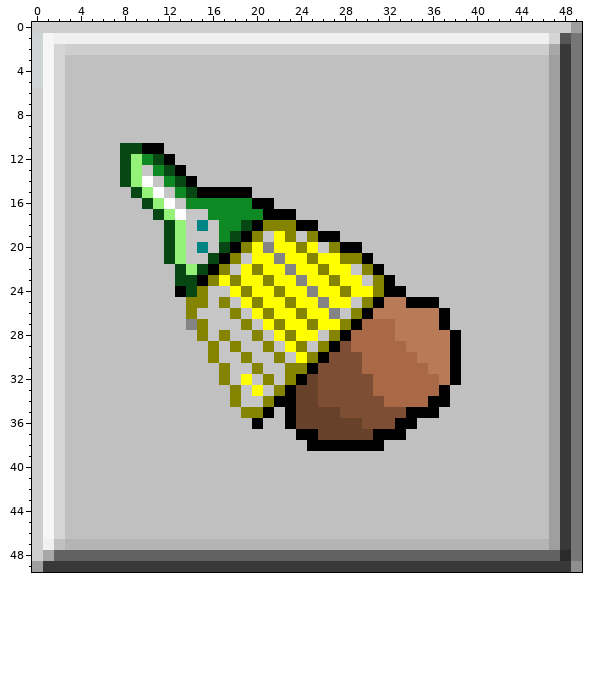
File history of a pixel-art sprite, bin/res/spaceUI/harvestDebrisEnable.png. That is the earlier state.
The file is 50x50 pixels. Colours within 5 levels of each other are drawn and written as one.
Once edited:
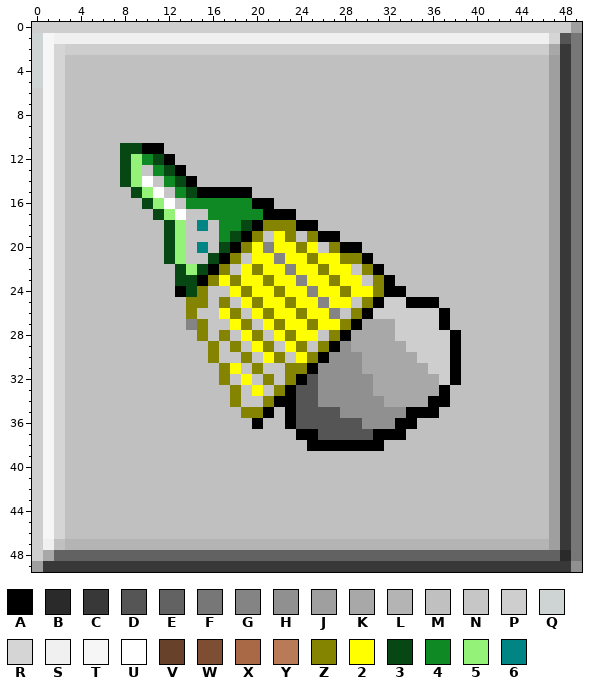
Palette (. is transparent): A #000000  B #2a2a2a  C #383838  D #555555  E #626262  F #777777  G #848484  H #909090  J #9f9f9f  K #a8a8a8  L #b4b4b4  M #c0c0c0  N #c6c6c6  P #cecece  Q #ced3d4  R #d5d5d5  S #f0f0f0  T #f6f6f6  U #ffffff  V #674129  W #7d4e33  X #aa6946  Y #b97a57  Z #848400  2 #ffff00  3 #074713  4 #0e8923  5 #93f277  6 #008484
Changes in this commit:
@@ x 15..39 @@
 24 ZNN2Z22Z22G22Z22ZAAMMMMMM
-25 ZNZN2Z22Z22G22NZAYYAAAMMM
-26 NNNZN2Z22Z22GNZAYYYYYYAMM
-27 ZNNNZN2Z22Z22ZAXXXYYYYAMM
-28 ZNZNNZN2Z22NZAXXXXYYYYYAM
-29 MZNZNNZN2ZNZAWXXXXXYYYYAM
-30 MZNNZNNZN2ZAWWWXXXXXYYYAM
-31 MMZNNZNNZZAWWWWXXXXXXYYAM
-32 MMZN2NZNZAVWWWWWXXXXXXYAM
-33 MMMZN2NZAVVWWWWWXXXXXXAMM
-34 MMMZNNZAAVVWWWWWWXXXXAAMM
-35 MMMMZZAMAVVVVWWWWWWAAAMMM
-36 MMMMMAMMAVVVVVVWWWAAMMMMM
-37 MMMMMMMMMAAVVVVVAAAMMMMMM
+25 ZNZN2Z22Z22G22NZAPPAAAMMM
+26 NN2ZN2Z22Z22GNZAPPPPPPAMM
+27 ZNN2ZN2Z22Z22ZAKKKPPPPAMM
+28 ZNZN2ZN2Z22NZAKKKKPPPPPAM
+29 MZNZN2ZN2ZNZAHKKKKKPPPPAM
+30 MZNNZN2ZN2ZAHHHKKKKKPPPAM
+31 MMZ2NZNNZZAHHHHKKKKKKPPAM
+32 MMZN2NZNZADHHHHHKKKKKKPAM
+33 MMMZN2NZADDHHHHHKKKKKKAMM
+34 MMMZNNZAADDHHHHHHKKKKAAMM
+35 MMMMZZAMADDDDHHHHHHAAAMMM
+36 MMMMMAMMADDDDDDHHHAAMMMMM
+37 MMMMMMMMMAADDDDDAAAMMMMMM
 38 MMMMMMMMMMAAAAAAAMMMMMMMM
